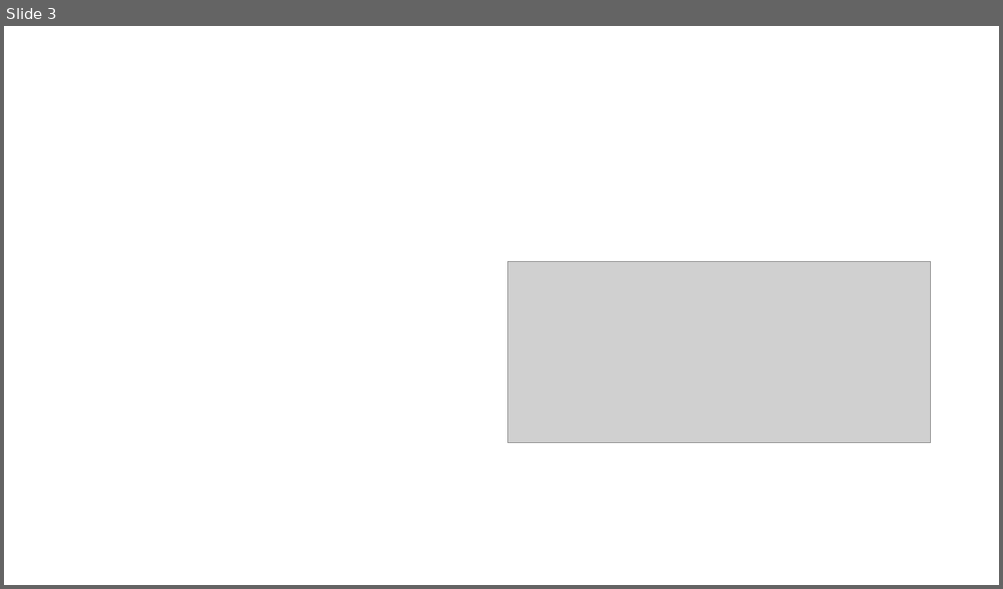
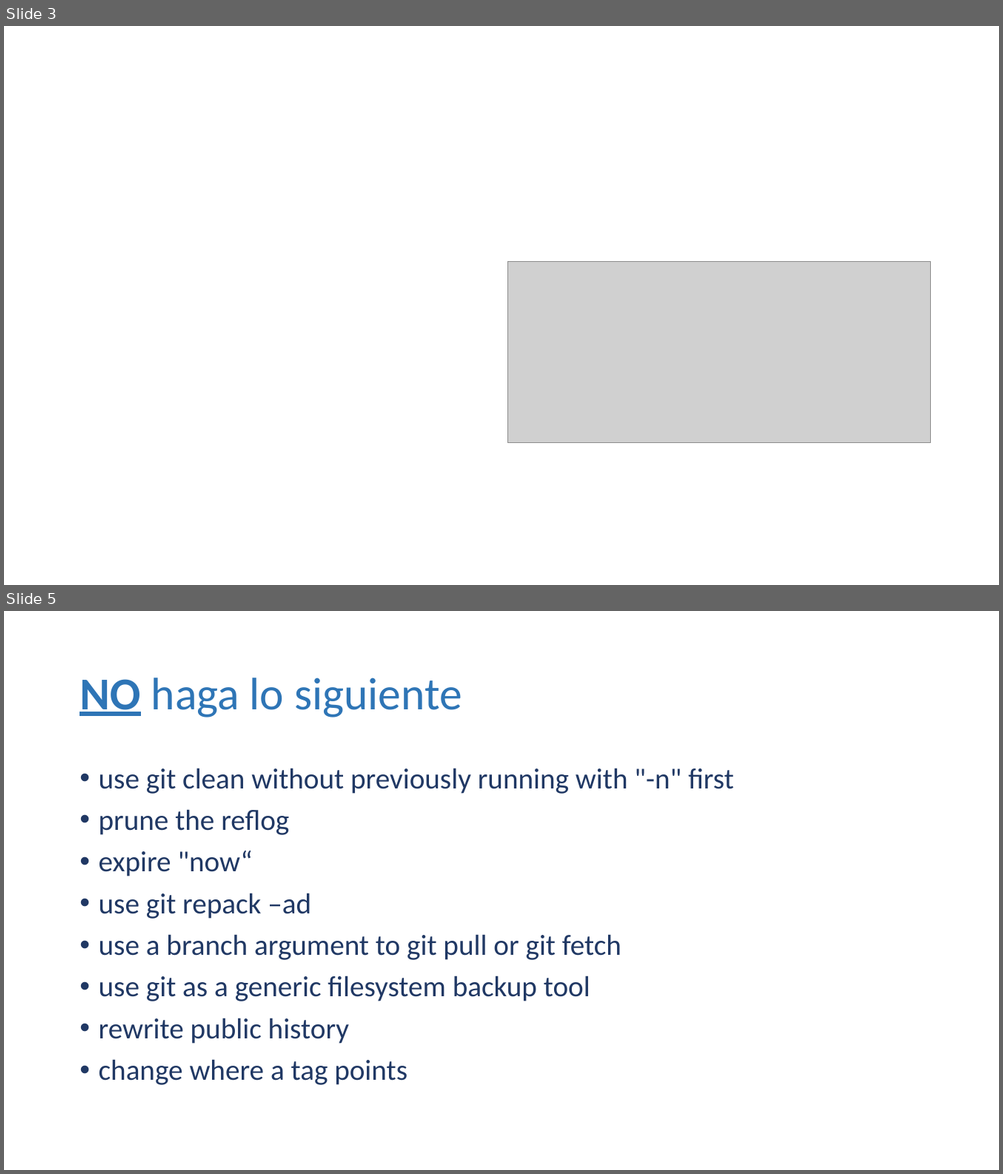
Before and after one commit to upcevo201402/bpm-btm, a slide deck: Gestion_Configuracion/Guía Básica SCM para el Proyecto.pptx. Shown one above the other, each under a label of ours: slide 3 before the commit, slides 3 and 5 after it; the slides between them are not shown. The pictures are 1003x589 and 1003x1174 pixels, drawn with LibreOffice and Linux fonts; fonts in the diff are those of the drawing; grey boxes stand for pictures. Boxes give left, top, right and bottom in pixels: in the first picture for what was removed or moved away, otherwise in the second. Text is boxed around its words. In the diff, an @@ line names an element or a change of style, - is before the commit and + after.

```diff
--- a/Gestion_Configuracion/Guía Básica SCM para el Proyecto.pptx
+++ b/Gestion_Configuracion/Guía Básica SCM para el Proyecto.pptx
@@ slide 5 added at bbox=[4, 611, 999, 1170], background #FFFFFF @@
@@ title added at bbox=[79, 678, 462, 718], 44 pt, text #2E75B6 @@
+NO haga lo siguiente
@@ text added at bbox=[99, 768, 734, 1085], 28 pt, text #203864 @@
+• use git clean without previously running with "-n" first
+• prune the reflog
+• expire "now“
+• use git repack –ad
+• use a branch argument to git pull or git fetch
+• use git as a generic filesystem backup tool
+• rewrite public history
+• change where a tag points
```
Also in this commit, not shown: 2 other slides added, 32 other files.
